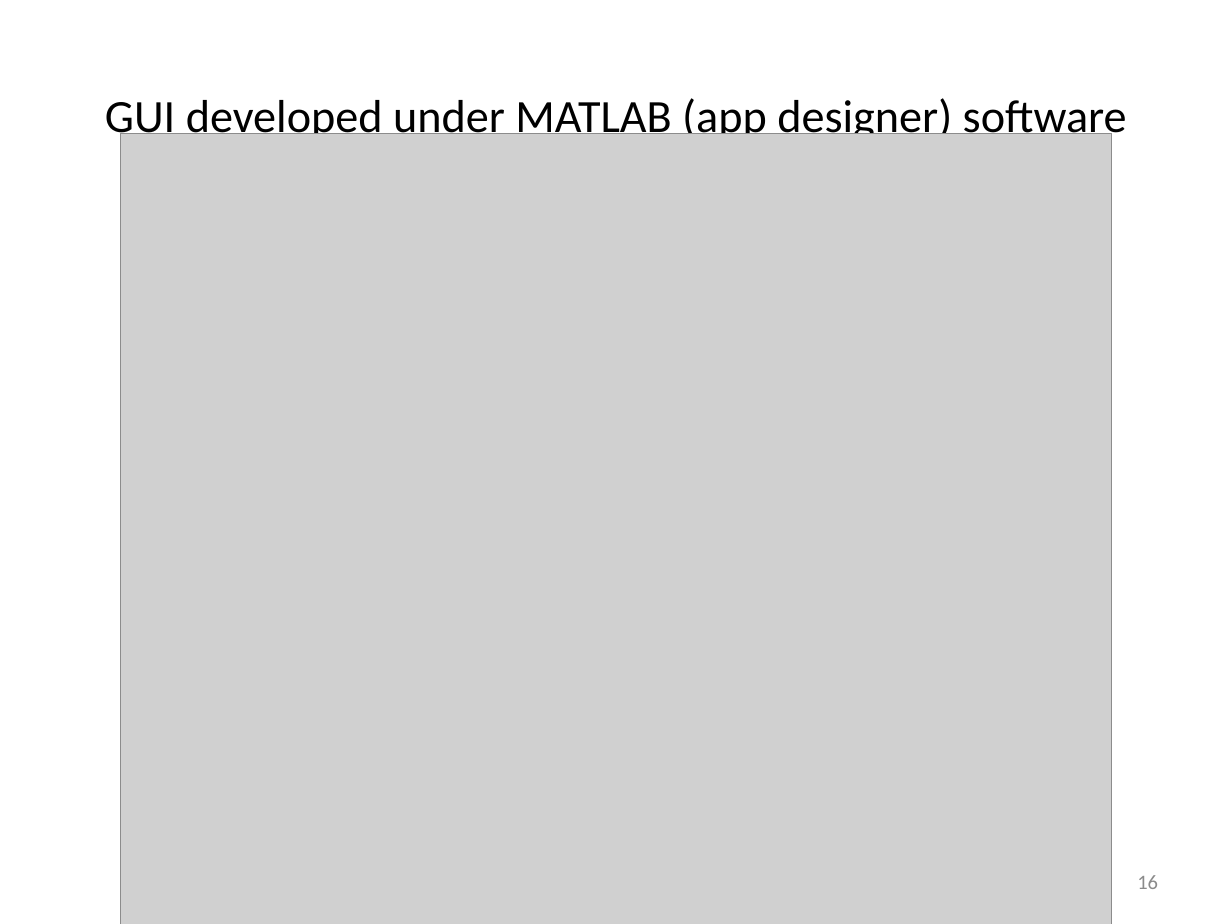
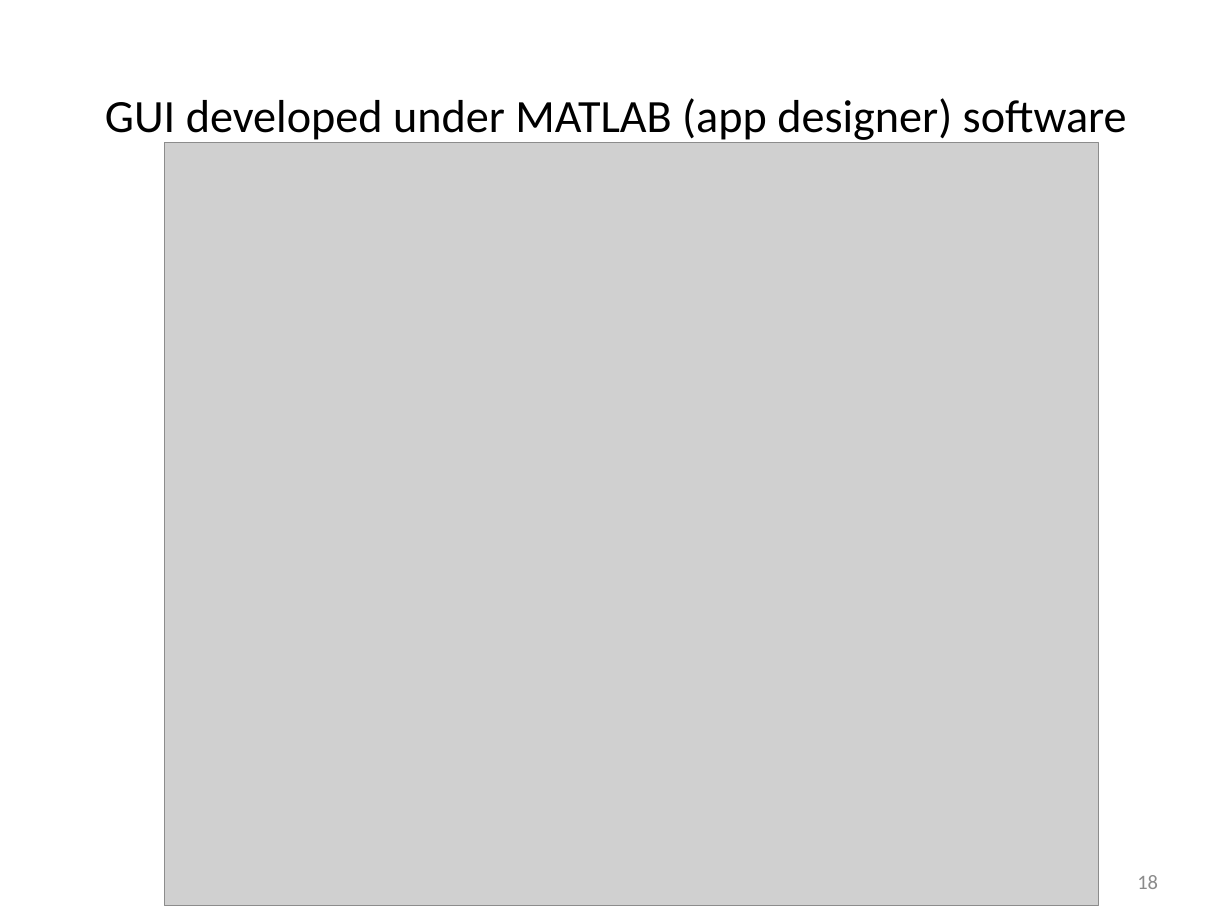
Before and after one commit to kartik1225/matlab_app, a slide deck: slide 18 of Development of GUI for pump selection.pptx (slide 16 before the commit). Drawn at 1232x924 pixels with LibreOffice and Linux fonts; fonts in the diff are those of the drawing; grey boxes stand for pictures. Boxes give left, top, right and bottom in pixels: in the first picture for what was removed or moved away, otherwise in the second. Text is boxed around its words. In the diff, an @@ line names an element or a change of style, - is before the commit and + after.

```diff
--- a/Development of GUI for pump selection.pptx
+++ b/Development of GUI for pump selection.pptx
@@ picture: place and size @@
-picture at <box>121,133,1111,924</box>
+picture at <box>164,143,1098,906</box>
@@ page number at <box>1137,875,1158,889</box>: text changed @@
-16
+18
```
Also in this commit, not shown: 6 other slides changed, 5 slides added, 1 slide removed, 35 other files.
